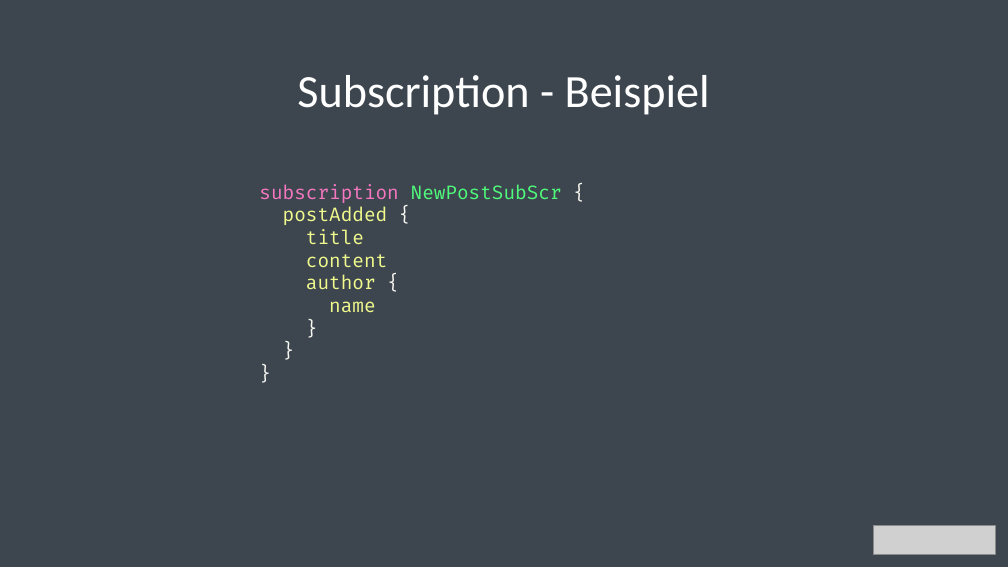
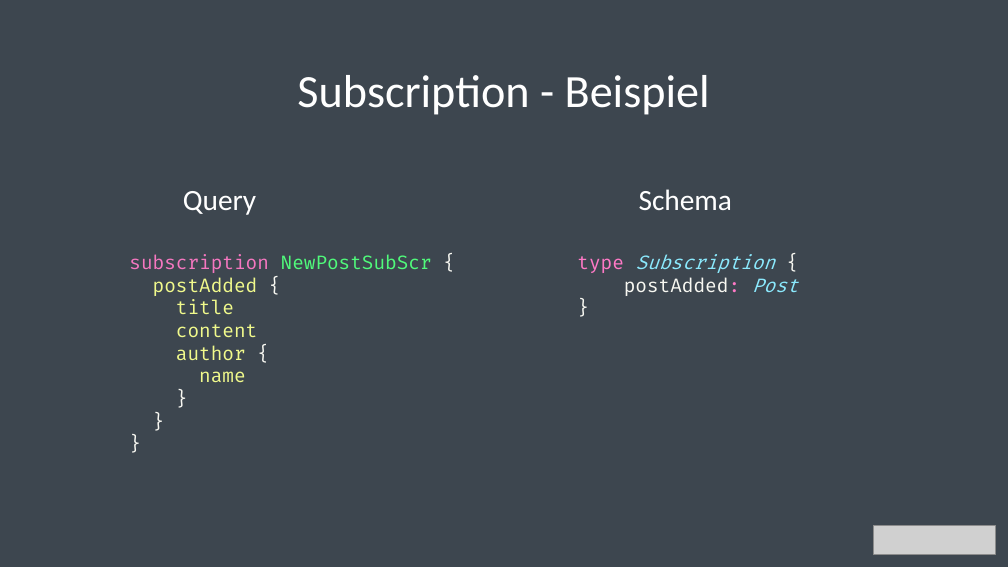
Before and after one commit to bytePassion/GraphQL-Talk, a slide deck: slide 45 of slides/GraphqlSlides.pptx. Drawn at 1008x567 pixels with LibreOffice and Linux fonts; fonts in the diff are those of the drawing; grey boxes stand for pictures. Boxes give left, top, right and bottom in pixels: in the first picture for what was removed or moved away, otherwise in the second. Text is boxed around its words. In the diff, an @@ line names an element or a change of style, - is before the commit and + after.

```diff
--- a/slides/GraphqlSlides.pptx
+++ b/slides/GraphqlSlides.pptx
@@ text added at [183, 191, 256, 215], 28 pt, text #FFFFFF @@
+Query
@@ text added at [639, 189, 732, 210], 28 pt, text #FFFFFF @@
+Schema
@@ text "subscription NewPostSubScr {": place and size @@
-text "subscription NewPostSubScr {" at [259, 184, 562, 312]
+text "subscription NewPostSubScr {" at [129, 254, 432, 382]
@@ text added at [577, 254, 798, 296], 18 pt, text #8BE9FD @@
+type Subscription {
+postAdded: Post
+}
```
Also in this commit, not shown: 2 other slides changed.
